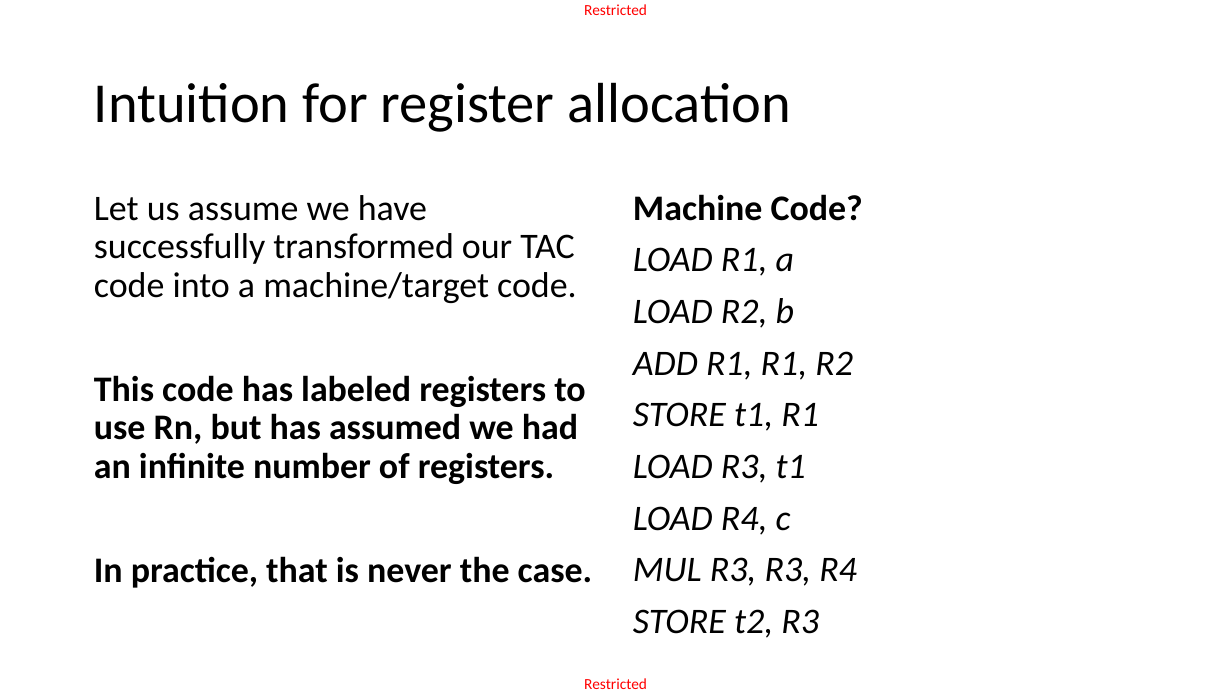
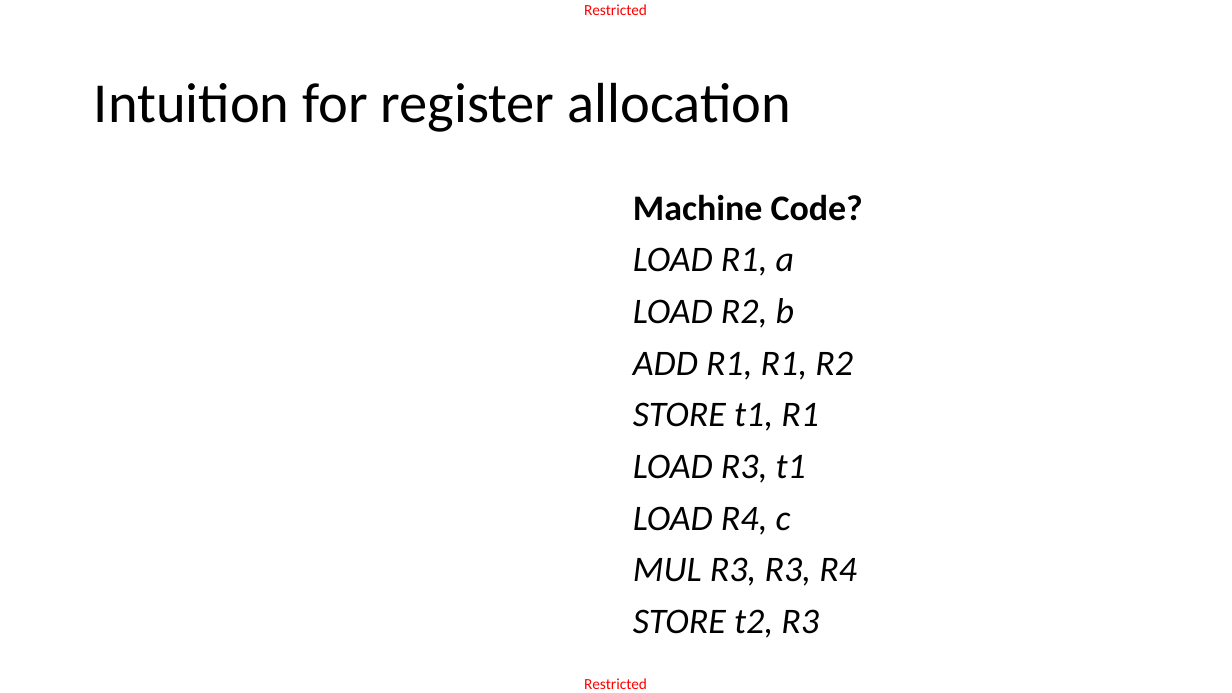
Before and after one commit to matthieudemari/SUTD_PLC_50_051, a slide deck: slide 18 of W13/W13S2/W13S2.pptx (slide 9 before the commit). Drawn at 1232x693 pixels with LibreOffice and Linux fonts; fonts in the diff are those of the drawing; grey boxes stand for pictures. Boxes give left, top, right and bottom in pixels: in the first picture for what was removed or moved away, otherwise in the second. Text is boxed around its words. In the diff, an @@ line names an element or a change of style, - is before the commit and + after.

```diff
--- a/W13/W13S2/W13S2.pptx
+++ b/W13/W13S2/W13S2.pptx
@@ text removed at box(94, 195, 593, 588) @@
-Let us assume we have successfully transformed our TAC code into a machine/target code.
-This code has labeled registers to use Rn, but has assumed we had an infinite number of registers.
-In practice, that is never the case.
```
Also in this commit, not shown: 2 other slides changed, 55 slides added, 5 slides removed.
